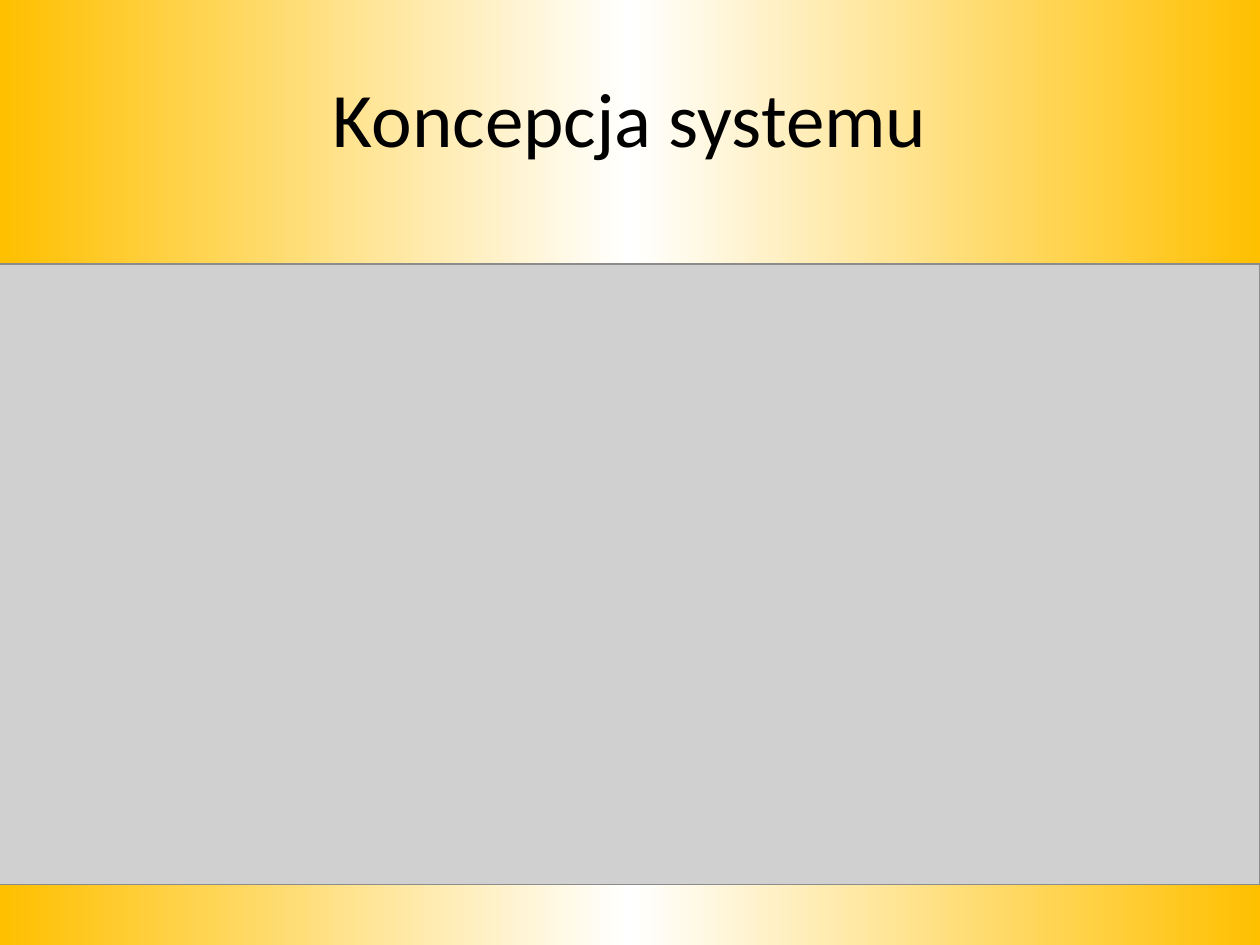
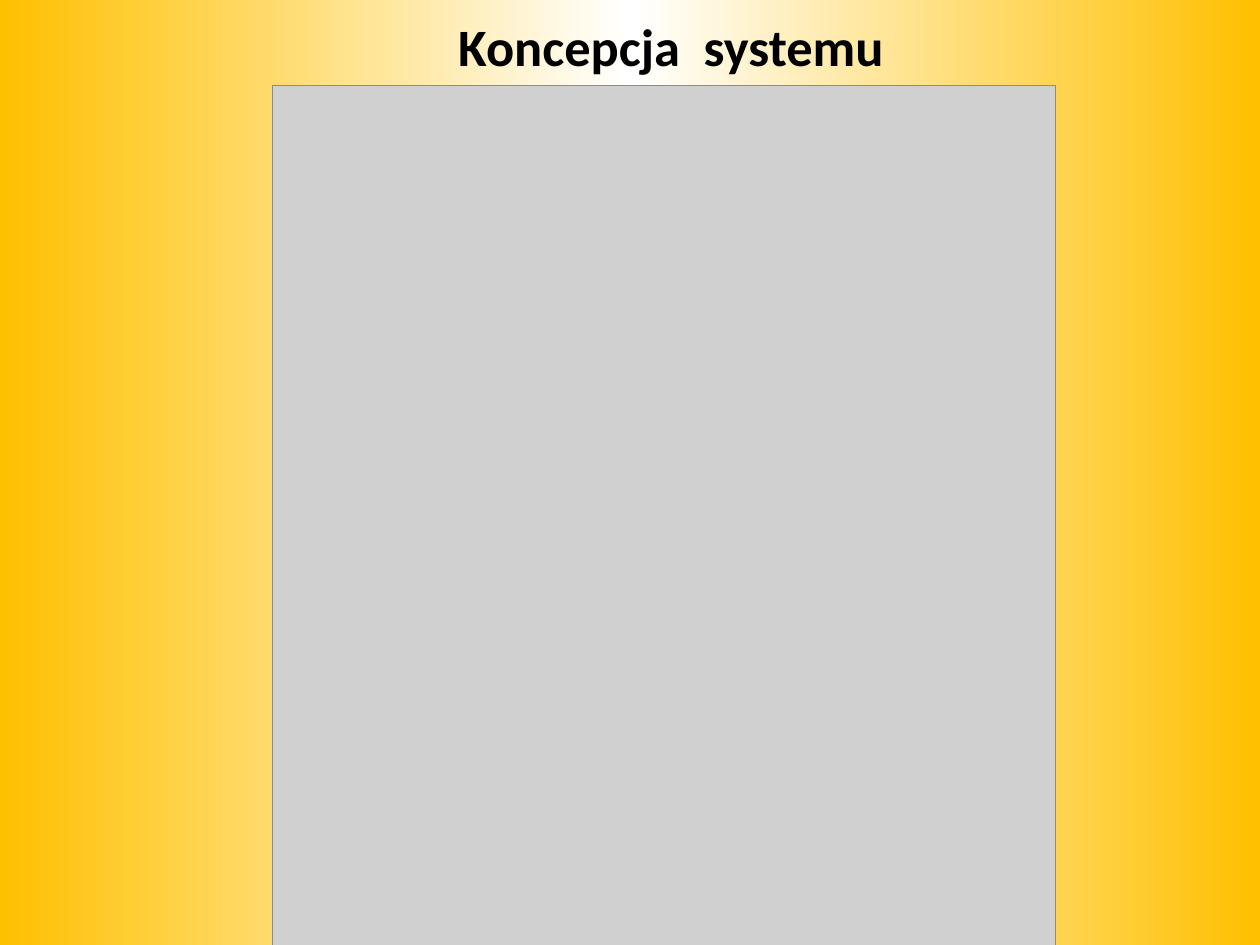
Before and after one commit to mkapiczy/DronVision, a slide deck: slide 3 of Dokumenty/Obrona/Prezentacja.pptx. Drawn at 1260x945 pixels with LibreOffice and Linux fonts; fonts in the diff are those of the drawing; grey boxes stand for pictures. Boxes give left, top, right and bottom in pixels: in the first picture for what was removed or moved away, otherwise in the second. Text is boxed around its words. In the diff, an @@ line names an element or a change of style, - is before the commit and + after.

```diff
--- a/Dokumenty/Obrona/Prezentacja.pptx
+++ b/Dokumenty/Obrona/Prezentacja.pptx
@@ title "Koncepcja systemu": place and size @@
-title "Koncepcja systemu" at (333, 83, 926, 165)
+title "Koncepcja systemu" at (458, 22, 884, 78)
@@ title "Koncepcja systemu" at (458, 22, 884, 78): size 44 to 30 pt, bold on @@
@@ picture: place and size @@
-picture at (0, 265, 1260, 886)
+picture at (273, 86, 1056, 945)
```
Also in this commit, not shown: 5 other slides changed, 10 slides added, 3 slides removed, 1 other file.
